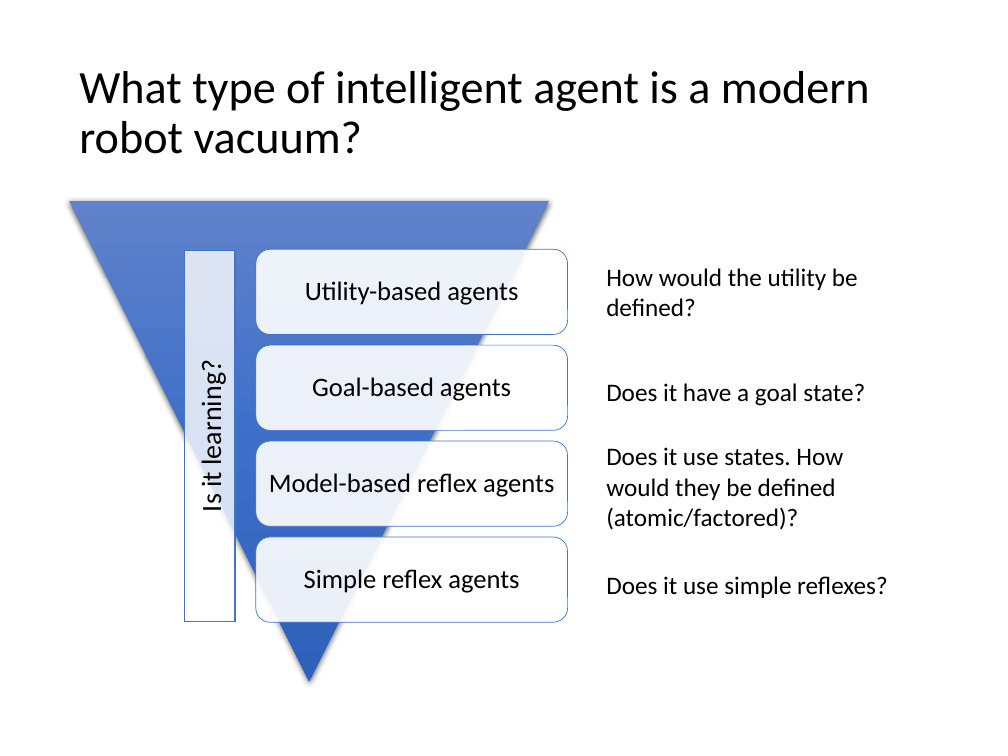
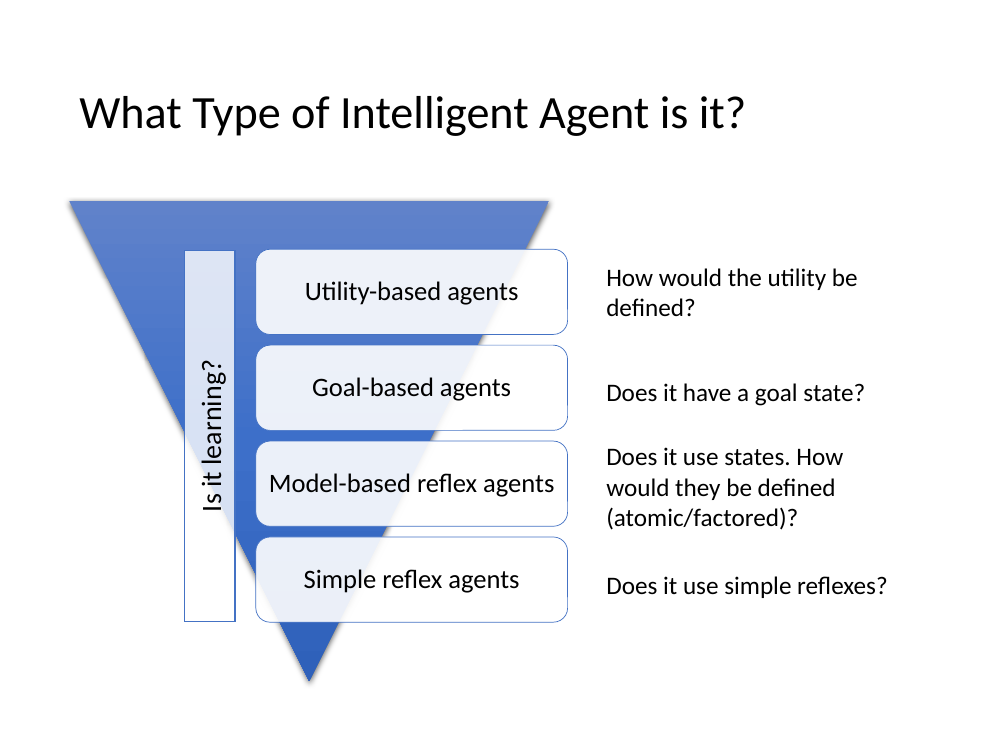
Before and after one commit to mhahsler/CS7320-AI, a slide deck: slide 33 of slides/02_agents.pptx (slide 28 before the commit). Drawn at 1008x756 pixels with LibreOffice and Linux fonts; fonts in the diff are those of the drawing. Boxes give left, top, right and bottom in pixels: in the first picture for what was removed or moved away, otherwise in the second. Text is boxed around its words. In the diff, an @@ line names an element or a change of style, - is before the commit and + after.

```diff
--- a/slides/02_agents.pptx
+++ b/slides/02_agents.pptx
@@ title at [79,96,746,136]: text changed @@
-What type of intelligent agent is a modern robot vacuum?
+What Type of Intelligent Agent is it?
```
Also in this commit, not shown: 23 other slides changed, 5 slides added, 1 other file.
